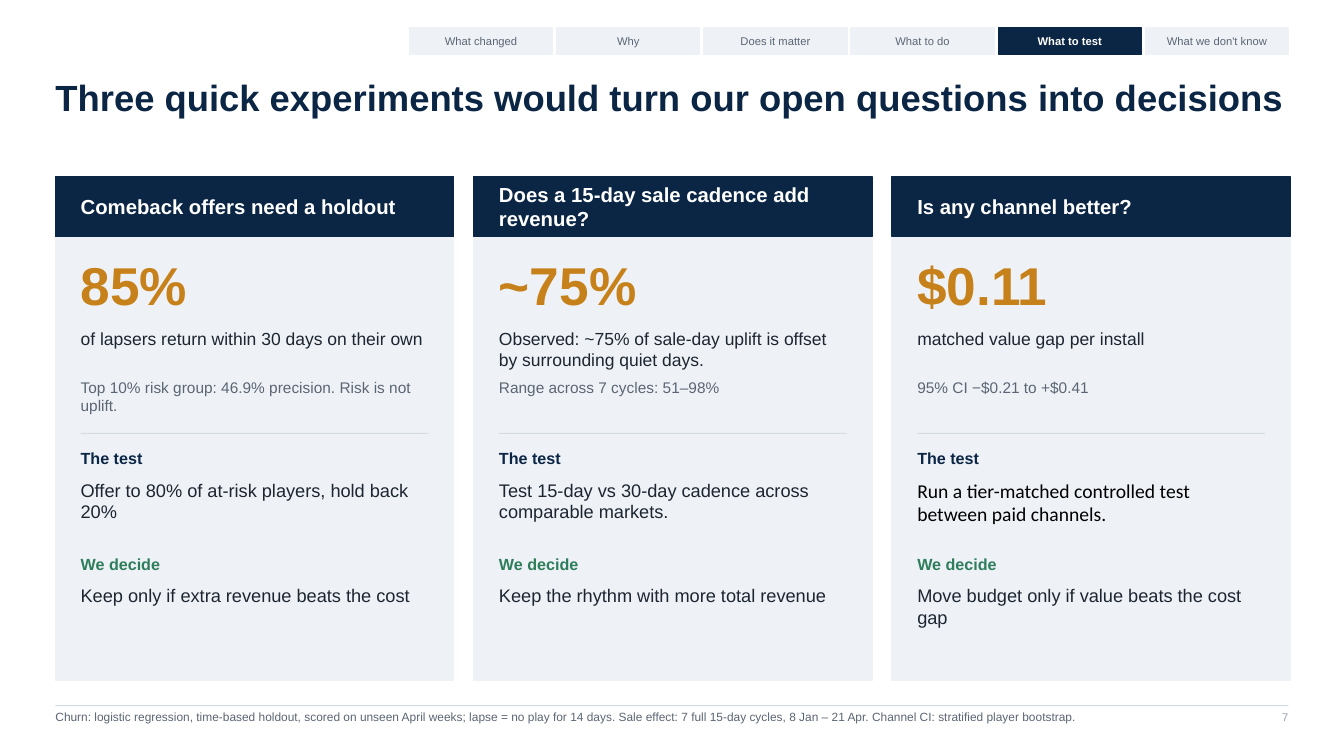
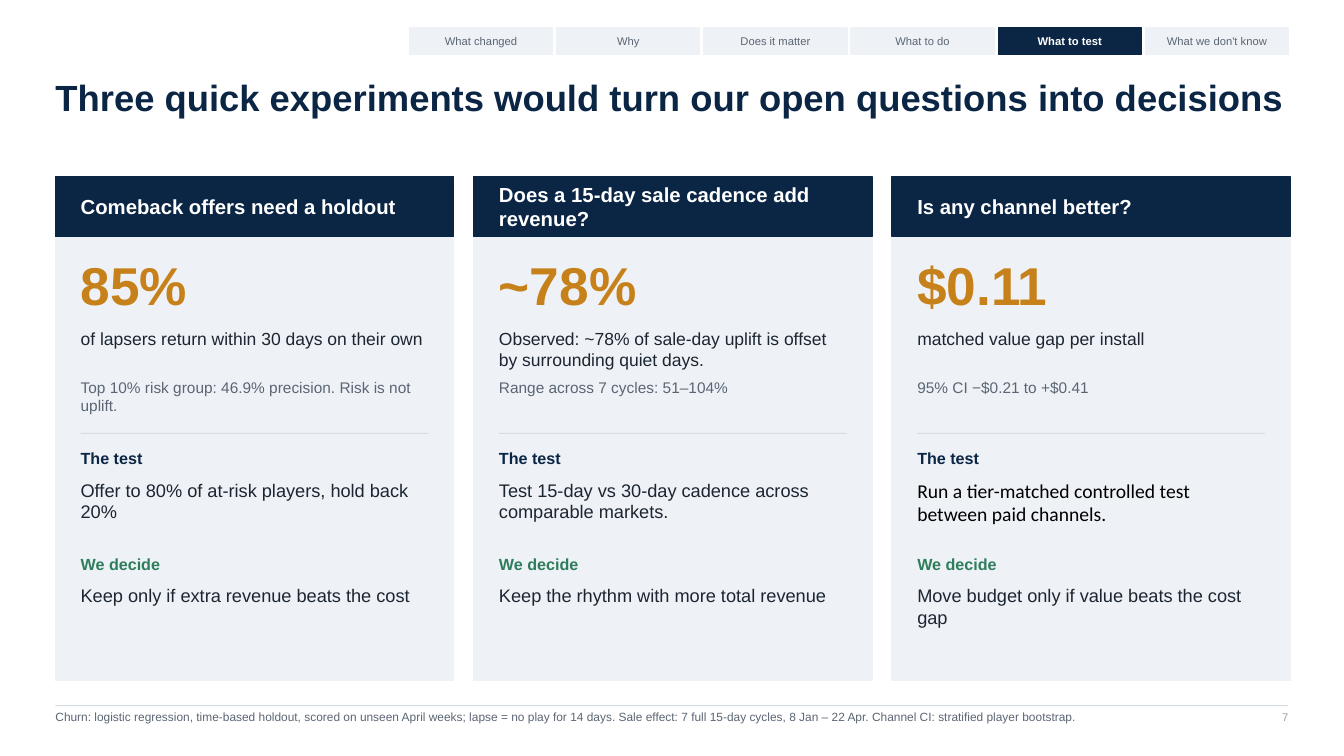
Before and after one commit to avishkarjadhav47/live-service-game-analytics, a slide deck: slide 7 of readout/Analyst_Take_Home_Readout.pptx. Drawn at 1344x756 pixels with LibreOffice and Linux fonts; fonts in the diff are those of the drawing. Boxes give left, top, right and bottom in pixels: in the first picture for what was removed or moved away, otherwise in the second. Text is boxed around its words. In the diff, an @@ line names an element or a change of style, - is before the commit and + after.

```diff
--- a/readout/Analyst_Take_Home_Readout.pptx
+++ b/readout/Analyst_Take_Home_Readout.pptx
@@ text at box(499, 268, 637, 306): text changed @@
-~75%
+~78%
@@ text at box(499, 332, 826, 370): text changed @@
-Observed: ~75% of sale-day uplift is offset by surrounding quiet days.
+Observed: ~78% of sale-day uplift is offset by surrounding quiet days.
@@ text at box(499, 382, 728, 396): text changed @@
-Range across 7 cycles: 51–98%
+Range across 7 cycles: 51–104%
@@ text at box(55, 712, 1075, 724): text changed @@
-Churn: logistic regression, time-based holdout, scored on unseen April weeks; lapse = no play for 14 days. Sale effect: 7 full 15-day cycles, 8 Jan – 21 Apr. Channel CI: stratified player bootstrap.
+Churn: logistic regression, time-based holdout, scored on unseen April weeks; lapse = no play for 14 days. Sale effect: 7 full 15-day cycles, 8 Jan – 22 Apr. Channel CI: stratified player bootstrap.
```
Also in this commit, not shown: 1 other slide changed, 4 other files.
